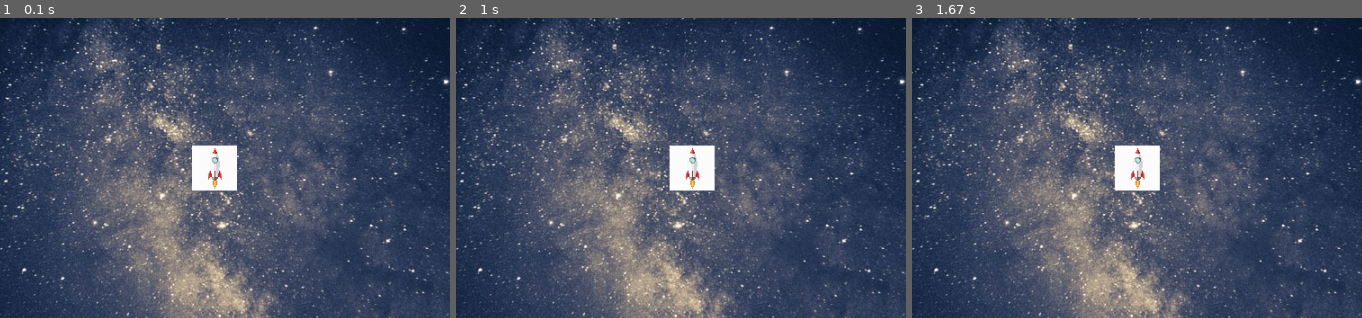
Above: before the commit, frames 1-3 (left to right).
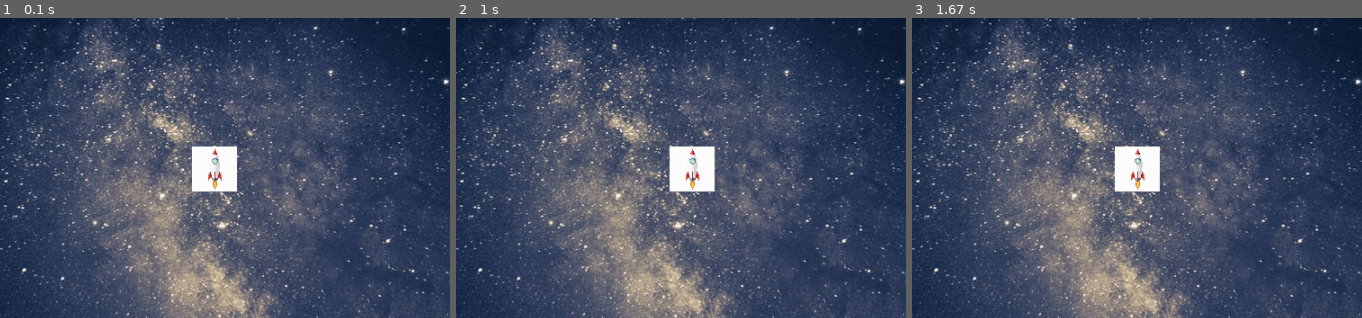
Above: after the commit, the same moments.

Repository: K-Pat/PygameProject
Game: pygame game, started from main.py
Two runs of this game, one before a commit and one after it. Both use one fixed random seed, a clock stepped at 60 frames per second and the inputs below.
Inputs:
- Up to frame 1 (0.1 s): no input
- Up to frame 2 (1 s): hold D 0.33-0.8 s; hold D from 0.83 s (still down)
- Up to frame 3 (1.67 s): release D at 1.3 s; hold A from 1.33 s (still down)
The pictures show only the part of the screen within x 29-79%, y 29-79%; the shares and areas given below are measured in that part.
In our replay, the window is 900x600 before the commit and 900x601 after it. These sizes can differ from the game's own. Grey fills any space a smaller window leaves; there, only what the larger window draws over its background counts as a difference.

The runs differ from the first frame. In frame 1, 0.2% of the frame differs, in the area x 42-53%, y 42-58%; in frame 2, 0.2%; in frame 3, 0.2%, in the area x 45-56%, y 42-58%.

Commit message:
Test
changed height

Diff:
--- a/main.py
+++ b/main.py
@@ -17,7 +17,7 @@
 
 # Define constants for the screen width and height
 SCREEN_WIDTH = 1000
-SCREEN_HEIGHT = 667
+SCREEN_HEIGHT = 668
 
 velocity = 12
 
